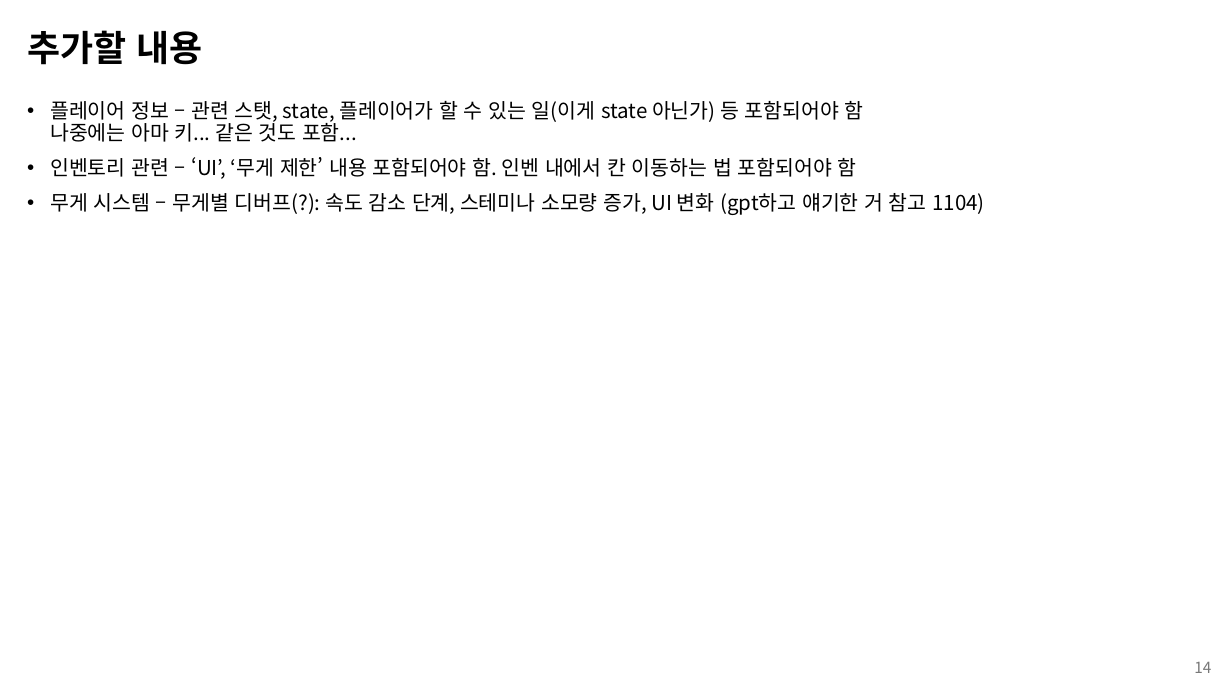
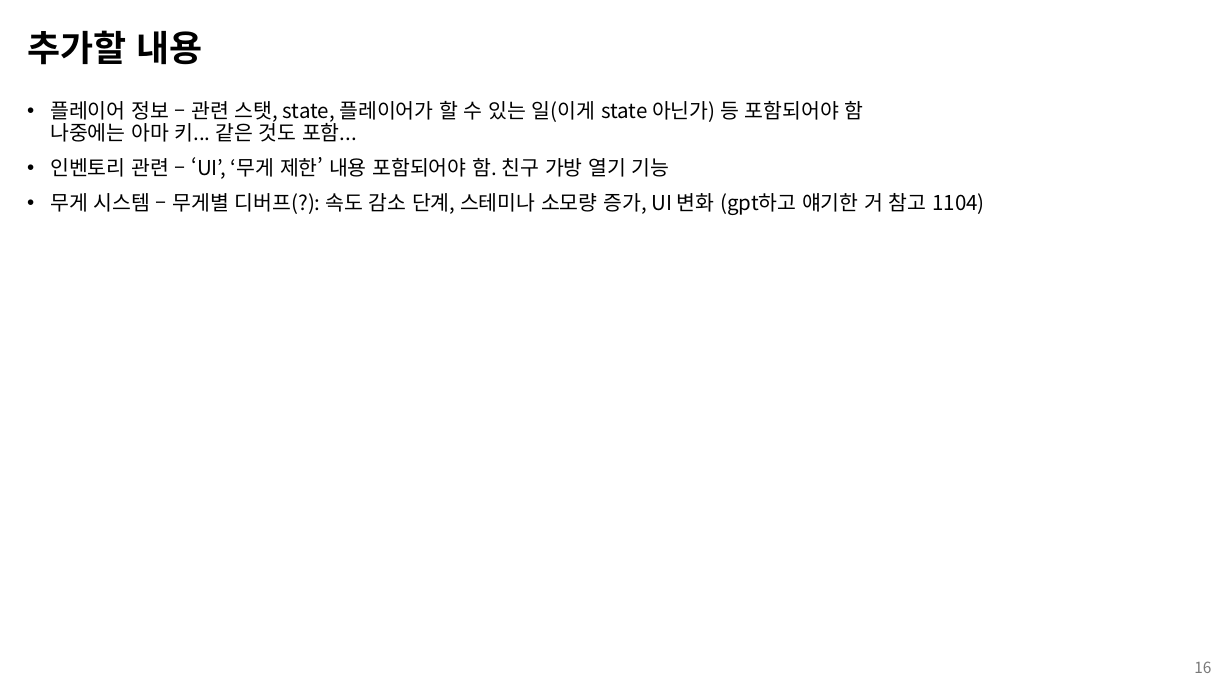
Before and after one commit to kimi5231/B1A2_project, a slide deck: slide 16 of 기획/SPACE ROBBER_기획서.pptx (slide 14 before the commit). Drawn at 1232x693 pixels with LibreOffice and Linux fonts; fonts in the diff are those of the drawing. Boxes give left, top, right and bottom in pixels: in the first picture for what was removed or moved away, otherwise in the second. Text is boxed around its words. In the diff, an @@ line names an element or a change of style, - is before the commit and + after.

Commit message:
SPACE ROBBER_기획서 내용 추가
- 플레이어 stat, state

```diff
--- a/기획/SPACE ROBBER_기획서.pptx
+++ b/기획/SPACE ROBBER_기획서.pptx
@@ text at [50,157,670,179]: text changed @@
-• 인벤토리 관련 – ‘UI’, ‘무게 제한’ 내용 포함되어야 함. 인벤 내에서 칸 이동하는 법 포함되어야 함
+• 인벤토리 관련 – ‘UI’, ‘무게 제한’ 내용 포함되어야 함. 친구 가방 열기 기능
@@ page number at [1194,661,1211,673]: text changed @@
-14
+16
```
Also in this commit, not shown: 14 other slides changed, 3 slides added.
